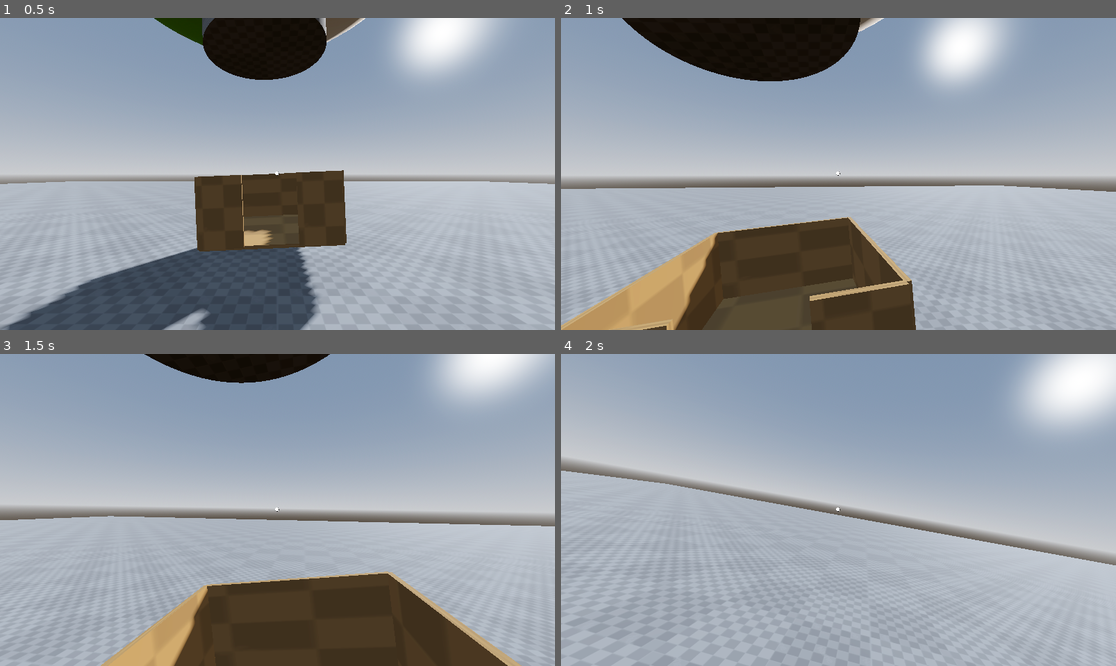
Above: before the commit, frames 1-4 (two rows, left to right).
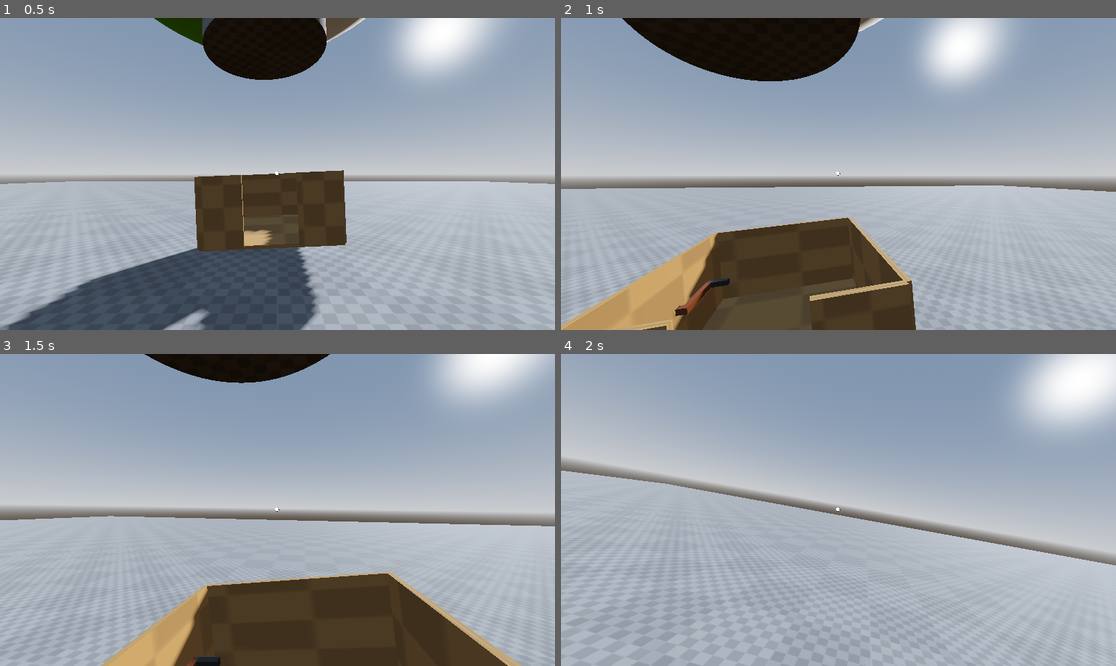
Above: after the commit, the same moments.

Repository: MagmaC4/Envelope
Game: Godot game, scene res://Scenes/master.tscn
Same seed, same stepped clock (60 frames per second), same inputs: the game is played once before the commit and once after it.
Inputs (mouse positions are in pixels of both pictures, inside the frame that each line leads up to):
- Up to frame 1 (0.5 s): no input
- Up to frame 2 (1 s): move the mouse to (866, 174) at 0.52 s; press the mouse at (866, 174) at 0.53 s; hold W (move_forward) from 0.53 s (still down); tap Space (move_jump) at 0.77 s
- Up to frame 3 (1.5 s): keep holding W (move_forward); move the mouse to (249, 510) at 1.27 s; release the mouse at (249, 510) at 1.28 s; tap Shift (sprint) at 1.35 s
- Up to frame 4 (2 s): keep holding W (move_forward); tap Space (move_jump) at 1.52 s

Frame 1 is identical in both runs. In frame 2, 0.3% of the frame differs, in the area x 20-31%, y 83-96%; in frame 3, 0.1%; in frame 4, nothing differs.

Commit message:
Add functional crank that follows player head direction

Diff:
--- a/Scenes/balloon_vehicle.tscn
+++ b/Scenes/balloon_vehicle.tscn
@@ -4,6 +4,7 @@
 [ext_resource type="Script" uid="uid://5ypa5onyceiy" path="res://Scripts/balloon_vehicle.gd" id="1_h2duu"]
 [ext_resource type="Texture2D" uid="uid://cg1ta2cg0d528" path="res://Assets/Materials/balloon_1.jpeg" id="2_qbobt"]
 [ext_resource type="Texture2D" uid="uid://db5xsek3jdycq" path="res://Assets/Materials/test_grid.png" id="4_5tuot"]
+[ext_resource type="PackedScene" uid="uid://cwvqpd34u8etg" path="res://Scenes/crank.tscn" id="5_sgw8h"]
 
 [sub_resource type="BoxShape3D" id="BoxShape3D_qbobt"]
 size = Vector3(1.8789711, 3.1889954, 1.9432068)
@@ -51,6 +52,7 @@
 script = ExtResource("1_h2duu")
 
 [node name="CabinTrigger" type="Area3D" parent="." unique_id=504987787]
+visible = false
 metadata/_edit_group_ = true
 
 [node name="CollisionShape3D" type="CollisionShape3D" parent="CabinTrigger" unique_id=1665337693]
@@ -131,5 +133,8 @@
 
 [node name="RightPropeller" type="StaticBody3D" parent="." unique_id=1827879541]
 
+[node name="Crank" parent="." unique_id=1887970496 instance=ExtResource("5_sgw8h")]
+transform = Transform3D(0.15588367, 0, 0, 0, 0.15588367, 0, 0, 0, 0.15588367, -0.9, 0.5, 0)
+
 [connection signal="area_entered" from="CabinTrigger" to="." method="_on_cabin_trigger_area_entered"]
 [connection signal="area_exited" from="CabinTrigger" to="." method="_on_cabin_trigger_area_exited"]
--- a/Scenes/crank.tscn
+++ b/Scenes/crank.tscn
@@ -1,22 +1,34 @@
 [gd_scene format=3 uid="uid://cwvqpd34u8etg"]
 
 [ext_resource type="PackedScene" uid="uid://dt52awidakbkb" path="res://Assets/Models/crank.glb" id="1_vfiox"]
-[ext_resource type="AudioStream" uid="uid://bsr4ao0qybj7r" path="res://Assets/Sound/crank_4.mp3" id="2_wditd"]
+[ext_resource type="AudioStream" uid="uid://bxbulgaf54r4j" path="res://Assets/Sound/crank_3.mp3" id="2_wditd"]
 
 [sub_resource type="BoxShape3D" id="BoxShape3D_selfg"]
 size = Vector3(1.8486938, 0.920166, 0.8748169)
 
+[sub_resource type="WorldBoundaryShape3D" id="WorldBoundaryShape3D_rrneo"]
+
 [node name="Crank" type="Node3D" unique_id=1887970496 groups=["Crank", "Grabbable"]]
 
-[node name="Area3D" type="Area3D" parent="." unique_id=1337888276 groups=["Crank", "Grabbable"]]
+[node name="Handle" type="Area3D" parent="." unique_id=1337888276 groups=["Crank", "Grabbable"]]
 metadata/_edit_group_ = true
 
-[node name="CollisionShape3D" type="CollisionShape3D" parent="Area3D" unique_id=254676297]
+[node name="CollisionShape3D" type="CollisionShape3D" parent="Handle" unique_id=254676297]
 transform = Transform3D(0.99997705, 0, 0, 0, 0.99997705, 0, 0, 0, 0.99997705, 0.5756054, 0.004272938, -3.0288944)
 shape = SubResource("BoxShape3D_selfg")
 
-[node name="Model" parent="." unique_id=584376246 instance=ExtResource("1_vfiox")]
+[node name="Model" parent="Handle" unique_id=584376246 instance=ExtResource("1_vfiox")]
+
+[node name="GrabPlane" type="Area3D" parent="." unique_id=976073909]
+collision_layer = 2
+collision_mask = 2
+
+[node name="CollisionShape3D" type="CollisionShape3D" parent="GrabPlane" unique_id=528486645]
+transform = Transform3D(-2.1855694e-08, 0.5, 0, -0.5, -2.1855694e-08, 0, 0, 0, 0.5, 0, 0, 0)
+shape = SubResource("WorldBoundaryShape3D_rrneo")
 
 [node name="AudioStreamPlayer3D" type="AudioStreamPlayer3D" parent="." unique_id=311791073]
 stream = ExtResource("2_wditd")
+attenuation_model = 1
+max_db = 0.0
 parameters/looping = true
--- a/Scenes/master.tscn
+++ b/Scenes/master.tscn
@@ -65,3 +65,6 @@
 
 [node name="Crank" parent="Environment" unique_id=1887970496 instance=ExtResource("5_et0fo")]
 transform = Transform3D(0.31617248, 0, 0, 0, 0.31617248, 0, 0, 0, 0.31617248, -12.229397, 1.9744546, -5.3874636)
+
+[node name="Crank2" parent="Environment" unique_id=1134162730 instance=ExtResource("5_et0fo")]
+transform = Transform3D(-1.3820338e-08, 0, -0.31617248, 0, 0.31617248, 0, 0.31617248, 0, -1.3820338e-08, -14.289215, 1.9165163, -3.3401258)
--- a/Scenes/player.tscn
+++ b/Scenes/player.tscn
@@ -18,6 +18,12 @@
 
 [node name="RayCast3D" type="RayCast3D" parent="Camera3D" unique_id=885855428]
 target_position = Vector3(0, 0, -3)
+collide_with_areas = true
+collide_with_bodies = false
+
+[node name="CrankRay" type="RayCast3D" parent="Camera3D" unique_id=830952062]
+target_position = Vector3(0, 0, -5)
+collision_mask = 2
 collide_with_areas = true
 collide_with_bodies = false
 
--- a/Scripts/player.gd
+++ b/Scripts/player.gd
@@ -3,6 +3,7 @@
 
 # Interaction
 @onready var ray_cast : RayCast3D = $Camera3D/RayCast3D
+@onready var crank_ray : RayCast3D = $Camera3D/CrankRay
 @onready var crosshair_main : TextureRect = $UI/CrosshairMain
 @onready var crosshair_grab : TextureRect = $UI/CrosshairGrab
 var is_cranking := false
@@ -19,7 +20,7 @@
 	handle_movement(delta)
 	handle_raycast()
 	if is_cranking:
-		handle_crank()
+		handle_crank(delta)
 
 func handle_raycast() -> void:
 	var col = ray_cast.get_collider()
@@ -39,9 +40,20 @@
 			crank = col.get_parent()
 			is_cranking = true
 
-func handle_crank():
-	# Rotate crank
-	crank.rotate_x(0.1)
+func handle_crank(delta):
+	var view_pos = crank_ray.get_collision_point()
+	var view_dir = crank.global_transform.affine_inverse() * view_pos
+	view_dir = view_dir.normalized()
+	var handle = crank.get_node("Handle")
+	var handle_dir = -handle.transform.basis.z.normalized()
+	var angle_to = handle_dir.angle_to(view_dir)
+	var signed_angle_to = handle_dir.signed_angle_to(view_dir, crank.transform.basis.x.normalized())
+	handle.rotate_x(signed_angle_to * delta * 5)
+	print("=================================================")
+	print("View Dir: " + str(view_dir))
+	print("Crank Dir: " + str(handle_dir))
+	print("Angle: " + str(angle_to))
+	print("Signed Angle: " + str(signed_angle_to))
 
 	# Play crank audio
 	var audio : AudioStreamPlayer3D = crank.get_node("AudioStreamPlayer3D")
@@ -52,6 +64,7 @@
 	if Input.is_action_just_released("grab"):
 		is_cranking = false
 		audio.stop()
+
 
 func handle_movement(delta):
 	# Add the gravity.
--- a/project.godot
+++ b/project.godot
@@ -65,6 +65,11 @@
 ]
 }
 
+[layer_names]
+
+3d_physics/layer_1="Everything"
+3d_physics/layer_2="Crank Plane"
+
 [physics]
 
 3d/physics_engine="Jolt Physics"
Not shown, changed: Assets/Sound/crank_1.mp3.import
Not shown, changed: Assets/Sound/crank_2.mp3.import
Not shown, changed: Assets/Sound/crank_3.mp3.import
Not shown, changed: Assets/Sound/crank_4.mp3.import
